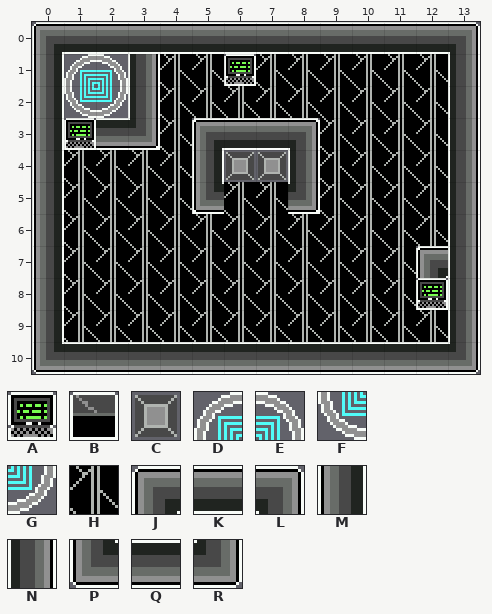
An edit to a level. Tiled map, maps/lobby.tmx. Above is the file before it was changed.
Cells are 16x16 px. Shown: x 0..13, y 0..10.
Key: from "PhageCity": A 0, B 7, C 13, D 16, E 17, F 18, G 19, H 27, J 29, K 30, L 31, M 37, N 39, P 45, Q 46, R 47.
_ is an empty cell, # one hidden under a higher layer.
Layers that did not change in this view are not listed.
Layer "Events" before, first column x 0:
 0 ____##_######_
 1 _D_#__B______#
 2 ___#__#______#
 3 _B#B_B##B____#
 4 ##___#CC#____#
 5 #____B##B____#
 6 #____________#
 7 #___#_______B#
 8 #___________B_
 9 #___________##
10 _############_
Layer "Ground" before, first column x 0:
 0 JKKKKKKKKKKKKL
 1 MDENHHAHHHHHHN
 2 MFGNHHHHHHHHHN
 3 MAQRHJKKLHHHHN
 4 MHHHHM__NHHHHN
 5 MHHHHPHHRHHHHN
 6 MHHHHHHHHHHHHN
 7 MHHHHHHHHHHHJN
 8 MHHHHHHHHHHHAN
 9 MHHHHHHHHHHHHN
10 PQQQQQQQQQQQQR
After the commit:
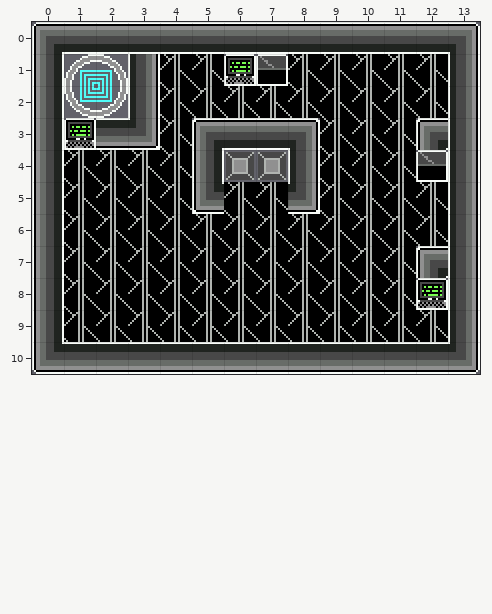
The exact change:
Changed rows in their new state; . is an unchanged cell.
Layer "Events":
first column x 7:
 1 B.....
 3 .....B
 4 .....B
Layer "Ground":
first column x 7:
 1 _.....
 3 .....J
 4 ....._
Changed places in both pictures, as pixel boxes (x1, y1, x2, y2):
changed: (256, 54, 288, 86)
changed: (416, 118, 448, 182)
